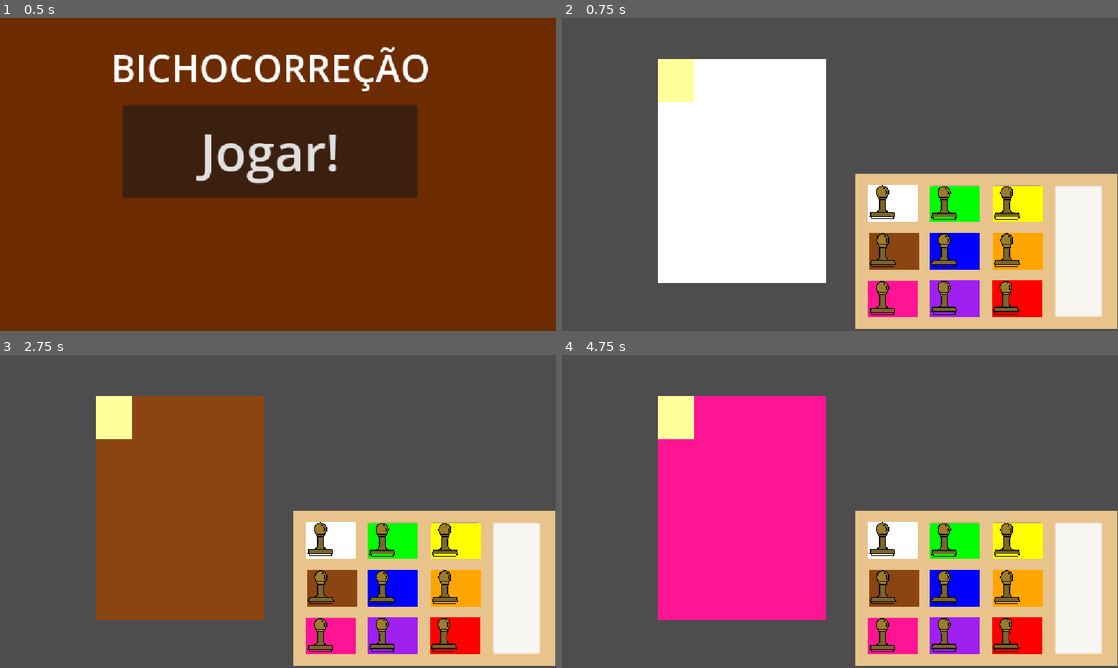
Above: before the commit, frames 1-4 (two rows, left to right).
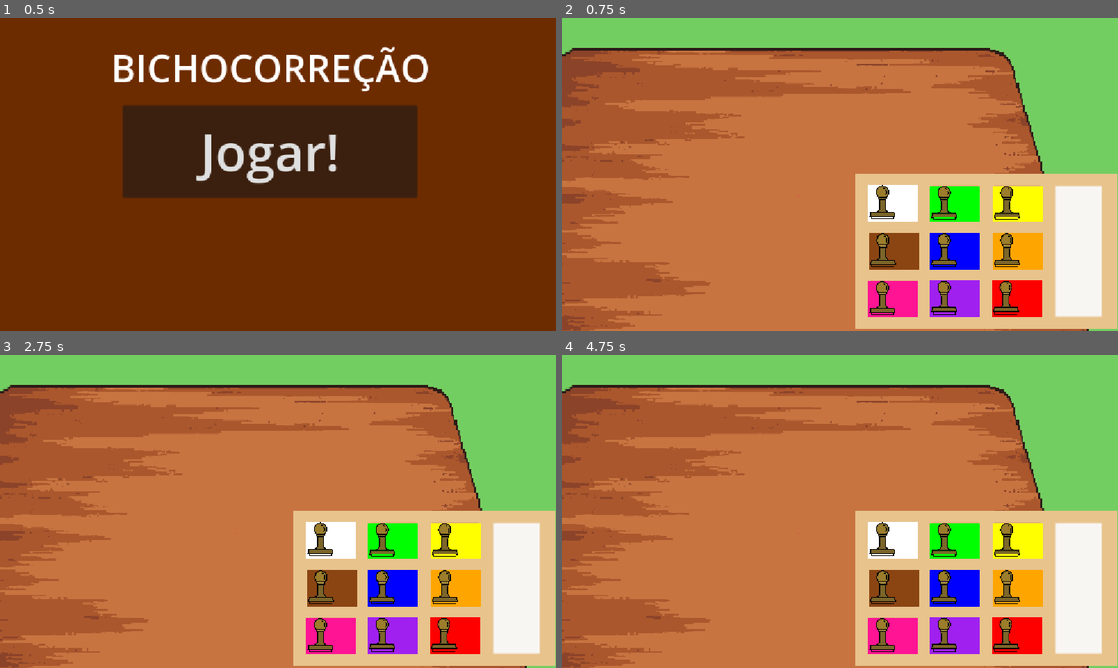
Above: after the commit, the same moments.

Repository: Rafa-beau/BICHOCORREIO
Game: Godot game, scene res://node/menu.tscn
The game is run twice, just before and just after one commit, with the same random seed, the same clock (stepped at 60 frames per second) and the same inputs.
Inputs (mouse positions are in pixels of both pictures, inside the frame that each line leads up to):
- Up to frame 1 (0.5 s): no input
- Up to frame 2 (0.75 s): click "Jogar!" at 0.5 s
- Up to frame 3 (2.75 s): tap Enter at 1.25 s; drag from (444, 633) to (455, 539) at 1.27 s; tap Space at 2 s; drag from (444, 586) to (383, 539) at 2.02 s
- Up to frame 4 (4.75 s): move the mouse to (1006, 539) at 2.77 s; hold Up (sumir-carta) 2.78-3.5 s; click (1006, 539) at 2.92 s; tap Enter at 3.5 s; drag from (945, 539) to (1006, 633) at 3.52 s; tap Space at 4.25 s; drag from (945, 586) to (1017, 539) at 4.27 s

Frame 1 is identical in both runs. In frame 2, 77% of the frame differs, in the area x 0-100%, y 0-100%; in frame 3, 77%; in frame 4, 77%.

Commit message:
Add files via upload

Diff:
--- a/bichocorreio/node/table.tscn
+++ b/bichocorreio/node/table.tscn
@@ -1,20 +1,41 @@
 [gd_scene format=3 uid="uid://dvvt4w2yisrts"]
 
 [ext_resource type="Script" uid="uid://c5abtumrgwqf5" path="res://script/ui/table.gd" id="1_0l202"]
-[ext_resource type="Texture2D" uid="uid://bpmwuxrmfne1t" path="res://assets/table.jpg" id="2_mthqe"]
-[ext_resource type="Script" uid="uid://o1ge4j5dre6w" path="res://script/managers/TurnManager.gd" id="4_e76hu"]
+[ext_resource type="Texture2D" uid="uid://ce2wl3s4gvjwj" path="res://assets/table.png" id="2_mthqe"]
 [ext_resource type="PackedScene" uid="uid://cf61r5srgxc36" path="res://node/stamp_box.tscn" id="4_mthqe"]
+
+[sub_resource type="RectangleShape2D" id="RectangleShape2D_e76hu"]
+size = Vector2(538, 322.5)
+
+[sub_resource type="RectangleShape2D" id="RectangleShape2D_7w2ib"]
+size = Vector2(606, 227)
 
 [node name="Table" type="Node2D" unique_id=1511156028]
 script = ExtResource("1_0l202")
 
 [node name="Sprite2D" type="Sprite2D" parent="." unique_id=1497459559]
-position = Vector2(576, 323.99997)
-scale = Vector2(1.882353, 1.5882353)
+position = Vector2(576, 324)
+scale = Vector2(0.59999996, 0.6000001)
 texture = ExtResource("2_mthqe")
 
 [node name="StampBox" parent="." unique_id=904528510 instance=ExtResource("4_mthqe")]
 position = Vector2(606, 322)
 
-[node name="TurnScript" type="Node2D" parent="." unique_id=1854446919]
-script = ExtResource("4_e76hu")
+[node name="accept" type="Area2D" parent="." unique_id=578764493]
+
+[node name="CollisionShape2D" type="CollisionShape2D" parent="accept" unique_id=1061130770]
+position = Vector2(882, 161.25)
+shape = SubResource("RectangleShape2D_e76hu")
+
+[node name="confiscate" type="Area2D" parent="." unique_id=1006347816]
+
+[node name="CollisionShape2D" type="CollisionShape2D" parent="confiscate" unique_id=19972230]
+position = Vector2(304, 535.5)
+shape = SubResource("RectangleShape2D_7w2ib")
+
+[connection signal="body_shape_exited" from="accept" to="." method="_on_accept_body_shape_exited"]
+[connection signal="input_event" from="accept" to="." method="_on_accept_input_event"]
+[connection signal="mouse_entered" from="accept" to="." method="_on_accept_mouse_entered"]
+[connection signal="body_shape_exited" from="confiscate" to="." method="_on_confiscate_body_shape_exited"]
+[connection signal="input_event" from="confiscate" to="." method="_on_confiscate_input_event"]
+[connection signal="mouse_entered" from="confiscate" to="." method="_on_confiscate_mouse_entered"]
